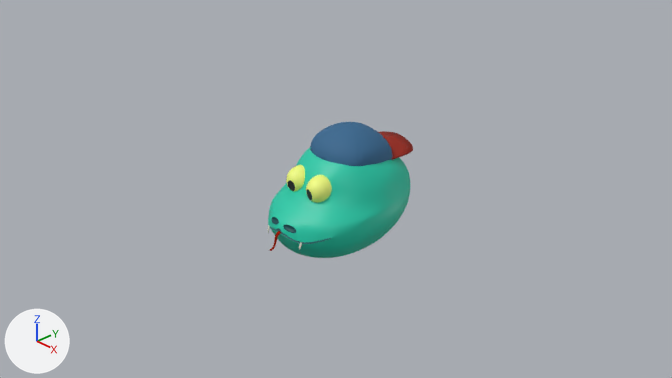
The Blender file Assets/Prefab/SnakeHead.blend as it was, and as the next commit left it.
Before and after are seen from the file's camera 'Camera'. The lights are fixed; the arrows at lower left show +X, +Y and +Z.

The older version as bpy lines, for what is in view:
```python
ob_cap_005 = bpy.data.objects.new('Cap.005', me_sphere_049)
ob_cap_005.parent = ob_mr_snake_blue
ob_cap_005.location = (0.00454, 0.887, -0.226)
ob_cap_005.rotation_euler = (-1.65, 0.0, 0.0)  # degrees (-95, 0, 0)
ob_mr_snake_blue = bpy.data.objects.new('Mr.Snake_blue', me_head_015)
ob_mr_snake_blue.location = (0.005, 0.205, -0.163)
ob_mr_snake_blue.rotation_euler = (1.571, 0.0, 0.0)  # degrees (90, 0, 0)
ob_mr_snake_blue.scale = (0.69, 0.745, 0.753)
ob_righteye_026 = bpy.data.objects.new('RightEye.026', me_sphere_095)
ob_righteye_026.parent = ob_mr_snake_blue
ob_righteye_026.location = (0.25, 0.4, 0.8)
ob_righteye_026.rotation_euler = (-2.97, -0.122, 0.0211)  # degrees (-170, -7, 1.2)
ob_righteye_027 = bpy.data.objects.new('RightEye.027', me_sphere_096)
ob_righteye_027.parent = ob_mr_snake_blue
ob_righteye_027.location = (-0.275, 0.4, 0.789)
ob_righteye_027.rotation_euler = (-2.964, 0.122, 0.0211)  # degrees (-170, 7, 1.2)
ob_tongue_015 = bpy.data.objects.new('Tongue.015', me_cube_022)
ob_tongue_015.parent = ob_mr_snake_blue
ob_tongue_015.location = (-0.0154, -0.198, 1.433)
ob_tongue_015.rotation_euler = (-1.571, -0.717, 1.571)  # degrees (-90, -41, 90)
```
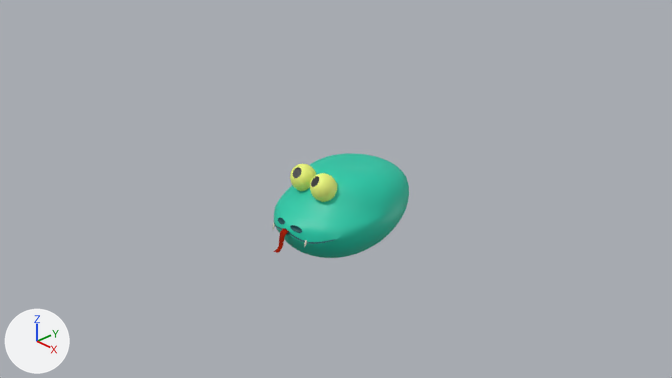
Boxes (x1, y1, x2, y2) around the edits, measured in the pictures (672 x 378 px):
'Mr.Snake_blue', reshaped, rescaled
    before: (268, 148, 410, 258)
    after: (274, 153, 409, 258)
'Cap.005', deleted (blue)
    before: (310, 122, 413, 166)
    faces in mat_cap_blue (blue #396990): (310, 122, 392, 166)
    faces in mat_cap_red (red #9a2514): (378, 131, 413, 160)
'RightEye.026', turned, rescaled
    before: (306, 175, 332, 203)
    after: (310, 173, 337, 202)
'RightEye.027', turned, rescaled
    before: (286, 165, 305, 192)
    after: (290, 164, 316, 191)
'Tongue.015', rescaled
    before: (270, 231, 281, 251)
    after: (274, 228, 289, 253)
'Tooth_right.027', rescaled
    before: (299, 242, 302, 250)
    after: (304, 240, 307, 248)

What changed in the scene script:
```text
Change me_head_015:
    used by ob_mr_snake_blue; location = (0.005, 0.205, -0.163); rotation_euler = (1.571, 0.0, 0.0), in degrees (90, 0, 0); scale = (0.69, 0.745, 0.753)
    remove me_head_015.from_pydata(...)  # 5450 vertices, 6087 faces; spans x -1.01..1.03, y -1.0..0.89, z -1.12..1.47
    add me_head_015.from_pydata(...)  # 5450 vertices, 6087 faces; spans x -0.98..1.06, y -1.01..0.5, z -1.12..1.46
    me_head_015 part 1: 5450 of 5450 vertices moved; they spanned x -1.01..1.03, y -1.0..0.89, z -1.12..1.47 and now span x -0.98..1.06, y -1.01..0.5, z -1.12..1.46; mean shift (0.04, -0.09, -0.04); largest move (-0.16, 0.82, 0.51) -> (0.07, 0.48, -0.02)
Change ob_tongue_015:
    ob_tongue_015.scale: (1.0, 1.0, 1.0) -> (1.25, 1.19, 2.1)
Change ob_righteye_027:
    ob_righteye_027.rotation_euler: (-2.964, 0.122, 0.0211) -> (-3.864, 0.0921, -0.0839)  # degrees (-170, 7, 1.2) -> degrees (-221, 5.3, -4.8)
Change ob_righteye_026:
    ob_righteye_026.rotation_euler: (-2.97, -0.122, 0.0211) -> (-3.875, -0.059, 0.11)  # degrees (-170, -7, 1.2) -> degrees (-222, -3.4, 6.3)
Change ob_mr_snake_blue:
    ob_mr_snake_blue.scale: (0.69, 0.745, 0.753) -> (0.69, 0.745, 0.697)
Remove ob_cap_005:
    ob_cap_005 = bpy.data.objects.new('Cap.005', me_sphere_049)
    ob_cap_005.parent = ob_mr_snake_blue
    ob_cap_005.location = (0.00454, 0.887, -0.226)
    ob_cap_005.rotation_euler = (-1.65, 0.0, 0.0)  # degrees (-95, 0, 0)
```
